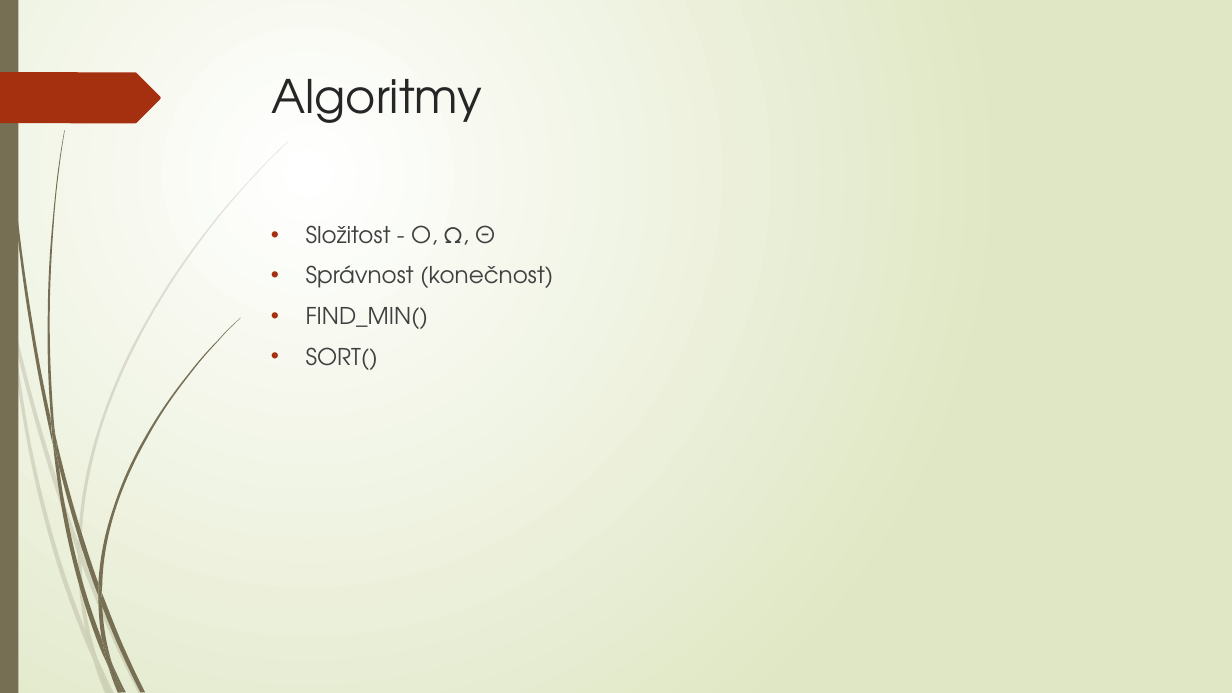
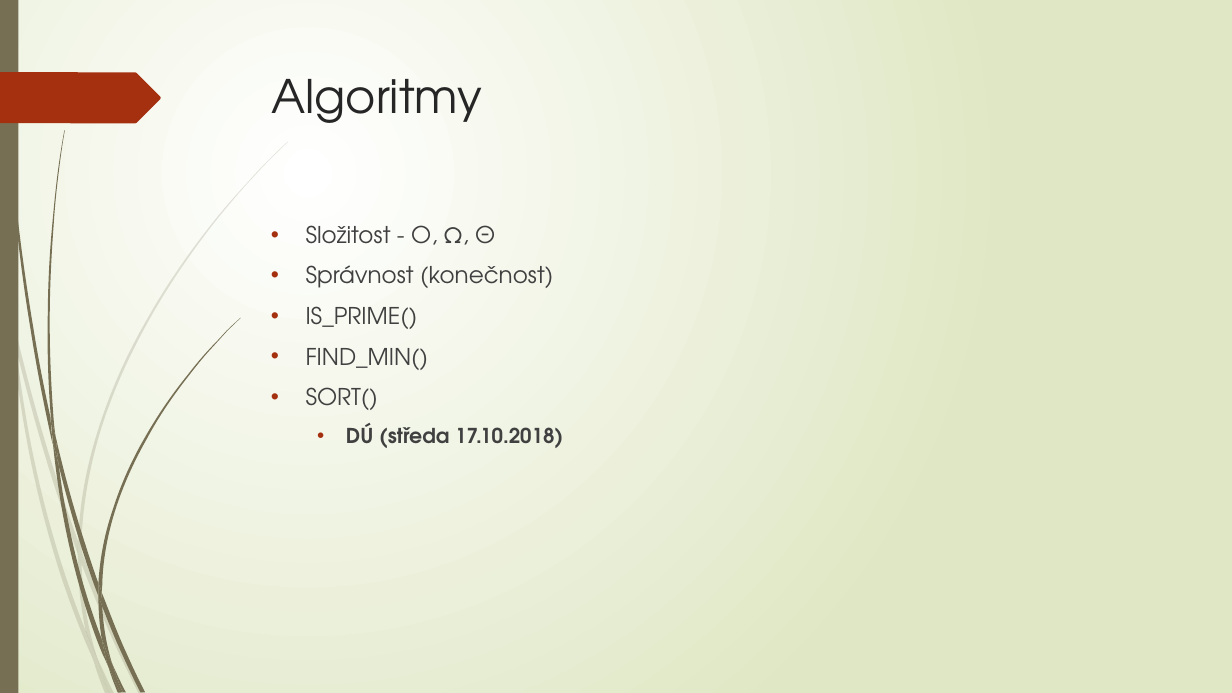
Before and after one commit to fan1x/fan1x.github.io, a slide deck: slide 2 of data/prg1/cv2/prg1_cv2.pptx. Drawn at 1232x693 pixels with LibreOffice and Linux fonts; fonts in the diff are those of the drawing. Boxes give left, top, right and bottom in pixels: in the first picture for what was removed or moved away, otherwise in the second. Text is boxed around its words. In the diff, an @@ line names an element or a change of style, - is before the commit and + after.

```diff
--- a/data/prg1/cv2/prg1_cv2.pptx
+++ b/data/prg1/cv2/prg1_cv2.pptx
@@ text at <box>306,306,418,329</box>: paragraph added @@
+• IS_PRIME()
@@ text at <box>346,423,563,448</box>: paragraph added @@
+  • DÚ (středa 17.10.2018)
```
Also in this commit, not shown: 1 other slide changed, 4 other files.
